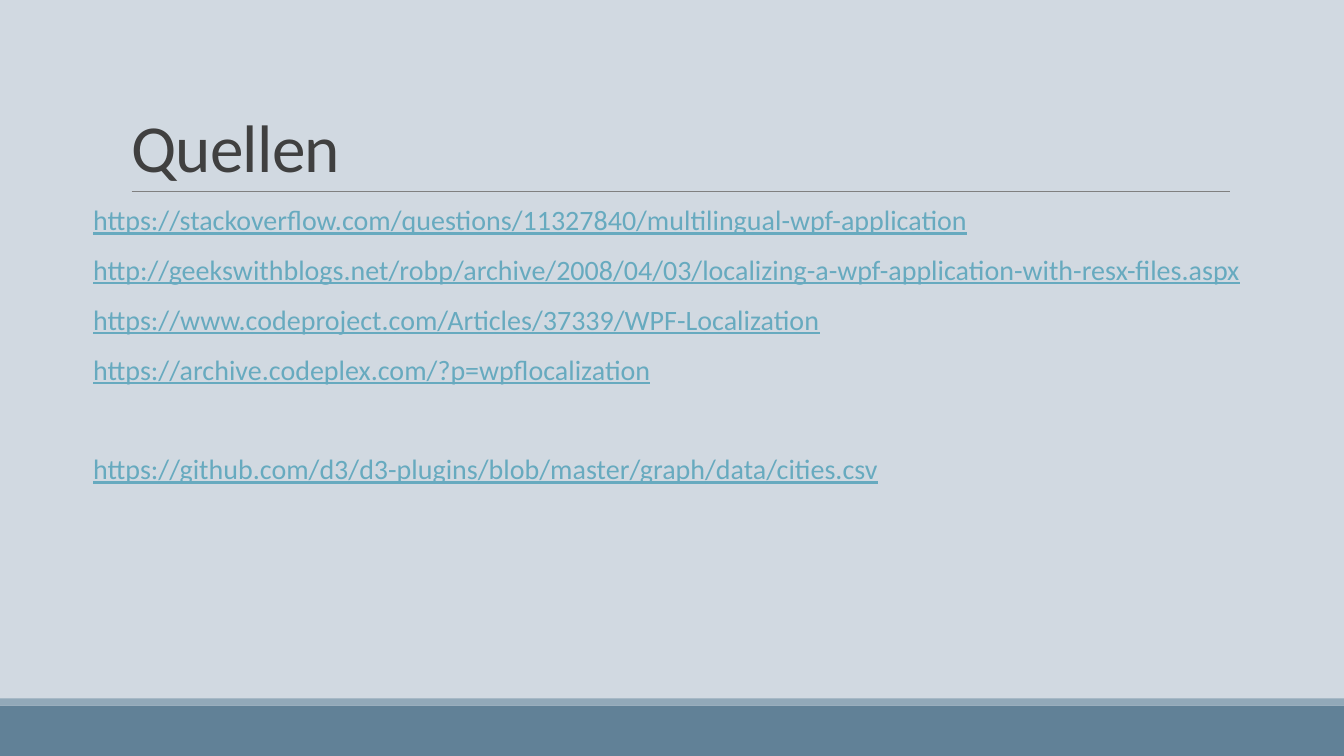
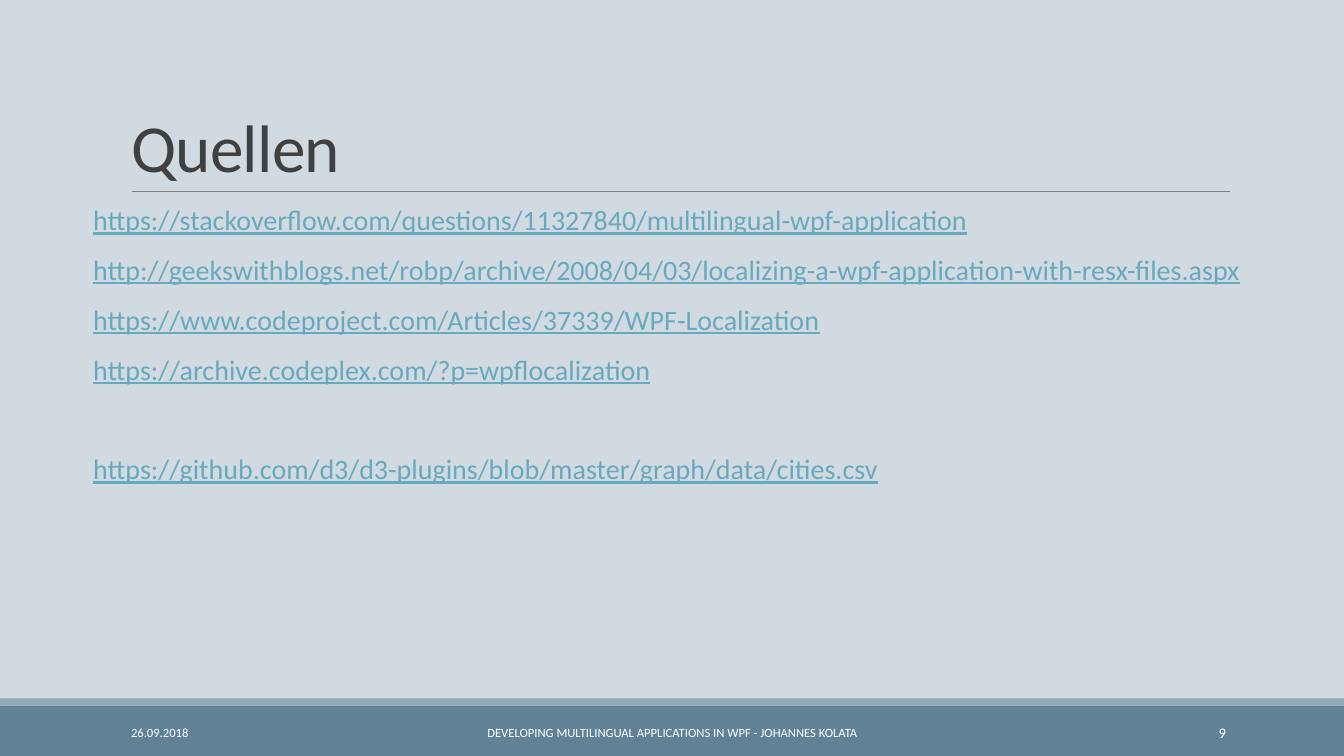
Before and after one commit to Wr4thon/C-Sharp_Usergroup, a slide deck: slide 9 of 20180926/Developing multilingual Applikations in WPF.pptx (slide 8 before the commit). Drawn at 1344x756 pixels with LibreOffice and Linux fonts; fonts in the diff are those of the drawing. Boxes give left, top, right and bottom in pixels: in the first picture for what was removed or moved away, otherwise in the second. Text is boxed around its words. In the diff, an @@ line names an element or a change of style, - is before the commit and + after.

```diff
--- a/20180926/Developing multilingual Applikations in WPF.pptx
+++ b/20180926/Developing multilingual Applikations in WPF.pptx
@@ text added at <box>131,728,188,737</box>, 9 pt, text #FFFFFF @@
+26.09.2018
@@ text added at <box>487,729,857,737</box>, 9 pt, text #FFFFFF @@
+DEVELOPING MULTILINGUAL APPLICATIONS IN WPF - JOHANNES KOLATA
@@ page number added at <box>1219,728,1226,738</box>, 10.5 pt, text #FFFFFF @@
+9
```
Also in this commit, not shown: 4 other slides changed, 4 slides added, 3 slides removed.
